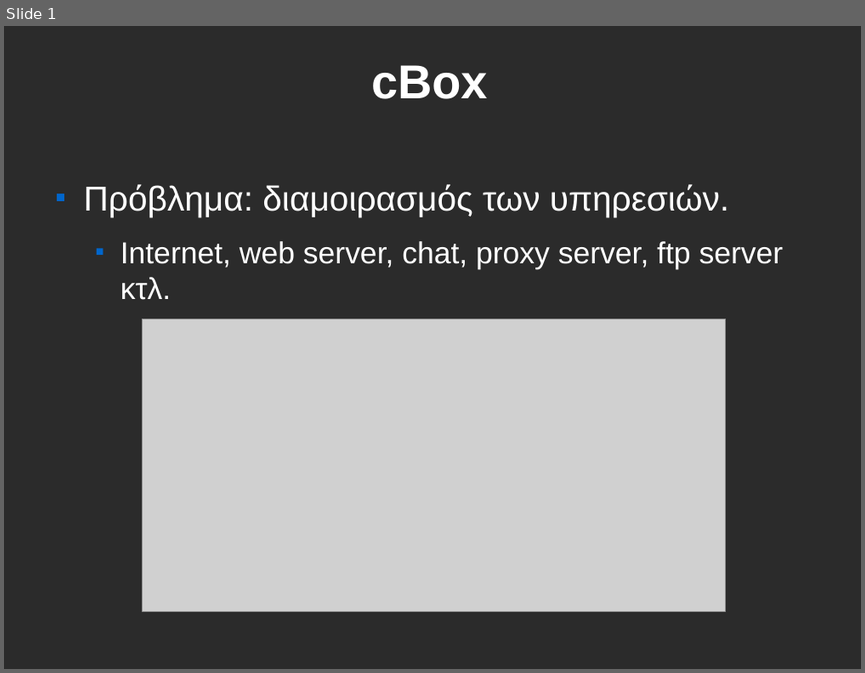
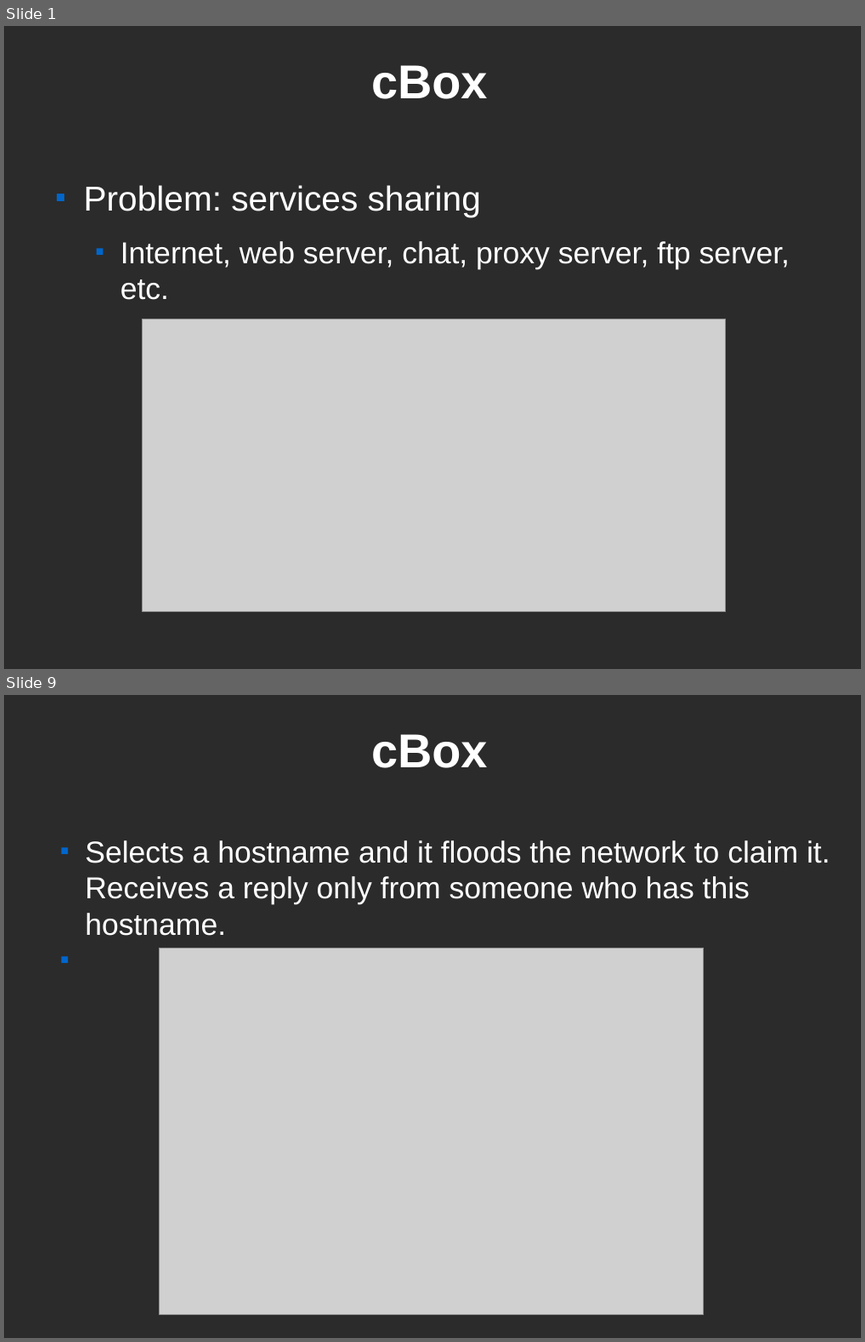
Before and after one commit to CEID-DS/cbox, a slide deck: doc/fosscomm/ZeroConf.odp. Shown one above the other, each under a label of ours: slide 1 before the commit, slides 1 and 9 after it; the slides between them are not shown. The pictures are 865x673 and 865x1342 pixels, drawn with LibreOffice and Linux fonts; fonts in the diff are those of the drawing; grey boxes stand for pictures; background and template pictures are left out; a plain dark background stands for a picture behind light text. Boxes give left, top, right and bottom in pixels: in the first picture for what was removed or moved away, otherwise in the second. Text is boxed around its words. In the diff, an @@ line names an element or a change of style, - is before the commit and + after.

```diff
--- a/doc/fosscomm/ZeroConf.odp
+++ b/doc/fosscomm/ZeroConf.odp
@@ slide 9 added at [4,695,861,1338], background picture (left out) @@
@@ title added at [371,734,488,768], 44 pt, text #FFFFFF, bold @@
+cBox
@@ text added at [85,840,830,936], 28 pt, text #FFFFFF @@
+  ■ Selects a hostname and it floods the network to claim it. Receives a reply only from someone who has this hostname.
@@ picture added at [160,947,704,1314] @@
@@ slide 1 changed as well @@
@@ text at [84,185,790,300]: text changed @@
-■ Πρόβλημα: διαμοιρασμός των υπηρεσιών.
-  ■ Internet, web server, chat, proxy server, ftp server κτλ.
+■ Problem: services sharing
+  ■ Internet, web server, chat, proxy server, ftp server, etc.
```
Also in this commit, not shown: 9 other slides added, 9 slides removed, 1 other file.
